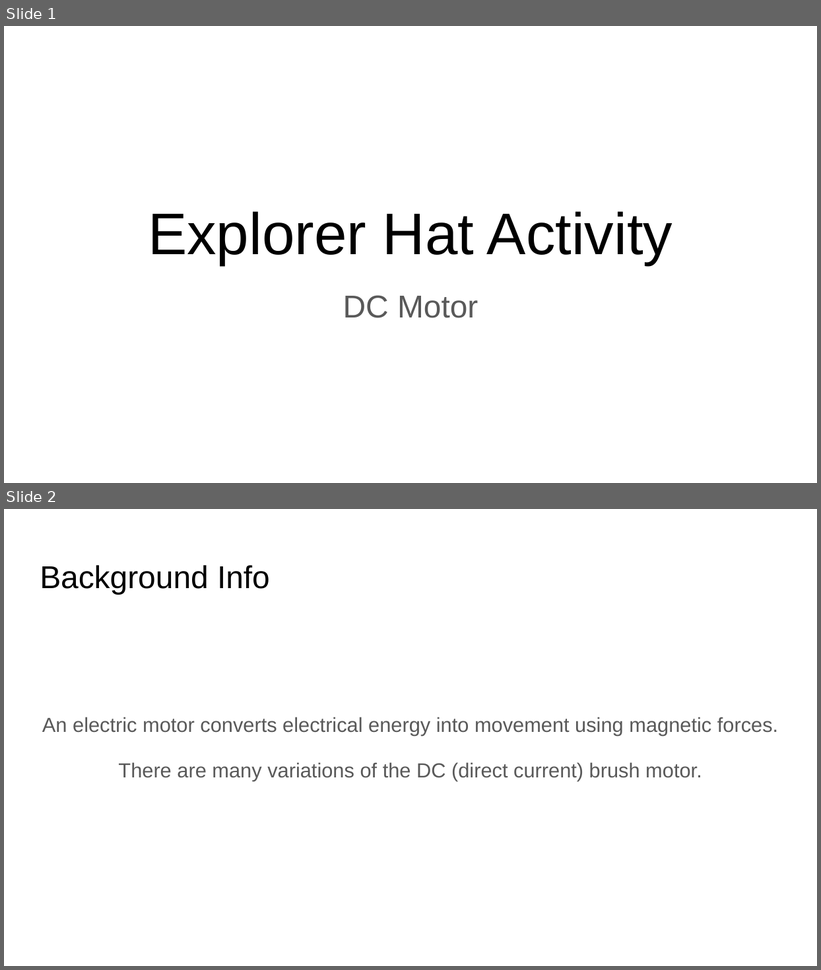
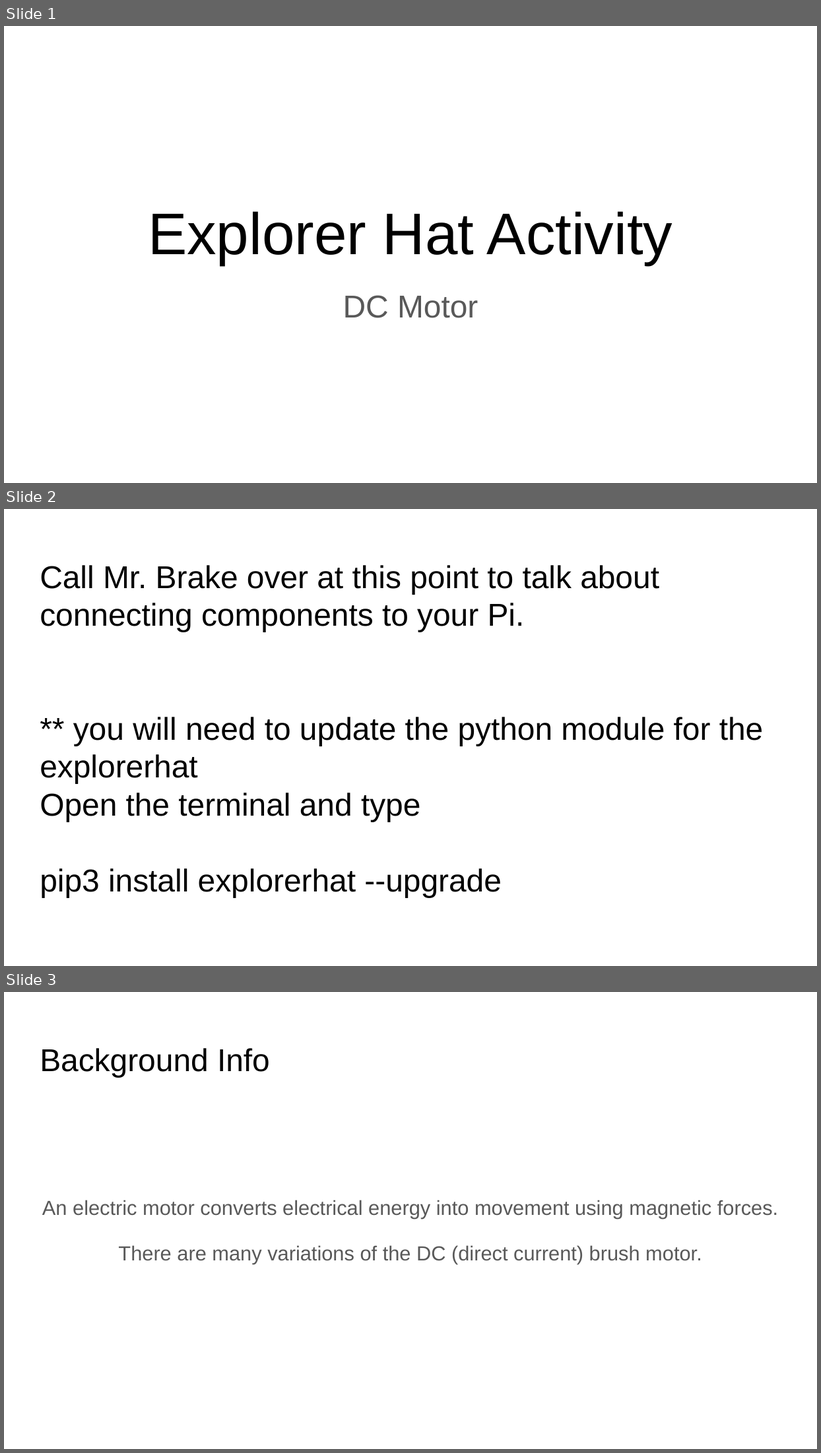
Before and after one commit to rob3662/Com_Sci_2023, a slide deck: U4/Notes/Lesson 4.1 - Explorer Hat Activity - DC Motors.pptx. Shown one above the other, each under a label of ours: slides 1 and 2 before the commit, slides 1, 2 and 3 after it. The pictures are 821x970 and 821x1453 pixels, drawn with LibreOffice and Linux fonts; fonts in the diff are those of the drawing. Boxes give left, top, right and bottom in pixels: in the first picture for what was removed or moved away, otherwise in the second. Text is boxed around its words. In the diff, an @@ line names an element or a change of style, - is before the commit and + after.

```diff
--- a/U4/Notes/Lesson 4.1 - Explorer Hat Activity - DC Motors.pptx
+++ b/U4/Notes/Lesson 4.1 - Explorer Hat Activity - DC Motors.pptx
@@ slide 2 added at [4,509,817,966], background #FFFFFF @@
@@ title added at [40,565,764,898], 28 pt, text #000000 @@
+Call Mr. Brake over at this point to talk about connecting components to your Pi.
+** you will need to update the python module for the explorerhat
+Open the terminal and type
+pip3 install explorerhat --upgrade
@@ what was slide 2 is now slide 3 @@
```
